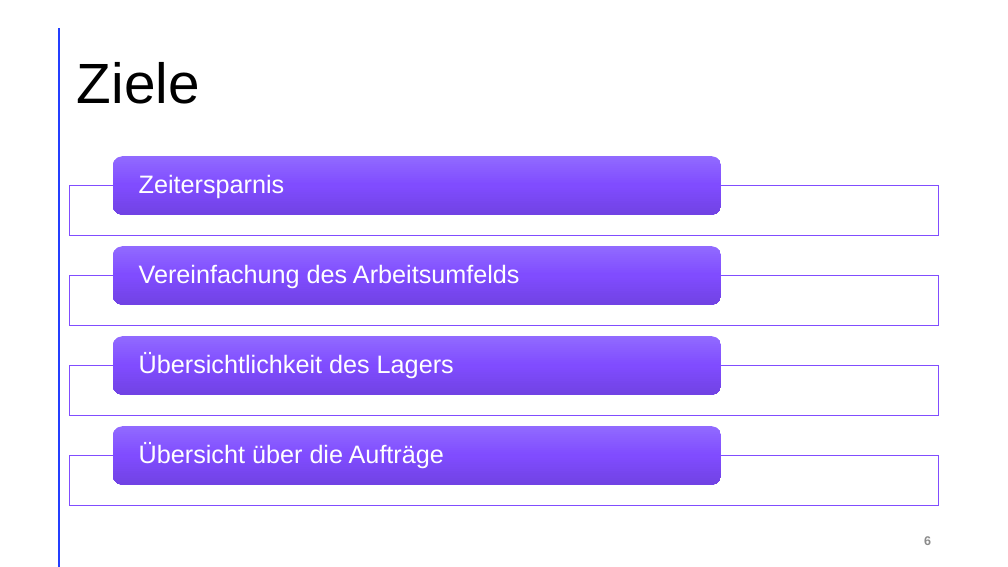
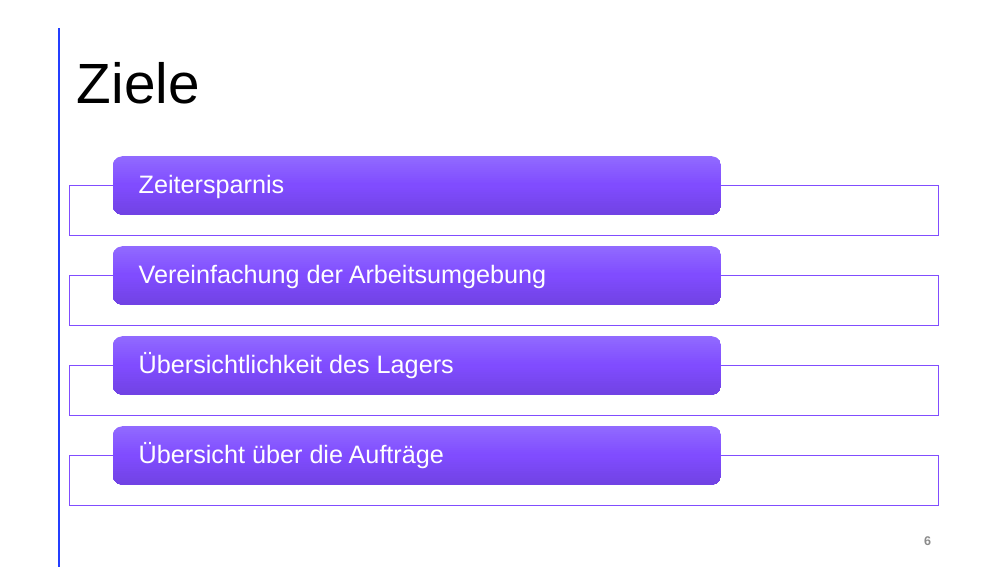
Before and after one commit to LegitesMax/multiflexlbkv, a slide deck: slide 6 of Präsentation/ProjectAward.pptx. Drawn at 1008x567 pixels with LibreOffice and Linux fonts; fonts in the diff are those of the drawing. Boxes give left, top, right and bottom in pixels: in the first picture for what was removed or moved away, otherwise in the second. Text is boxed around its words. In the diff, an @@ line names an element or a change of style, - is before the commit and + after.

```diff
--- a/Präsentation/ProjectAward.pptx
+++ b/Präsentation/ProjectAward.pptx
@@ text at bbox=[139, 264, 546, 288]: text changed @@
-Vereinfachung des Arbeitsumfelds
+Vereinfachung der Arbeitsumgebung
```
Also in this commit, not shown: 2 other slides changed, 2 slides added.
